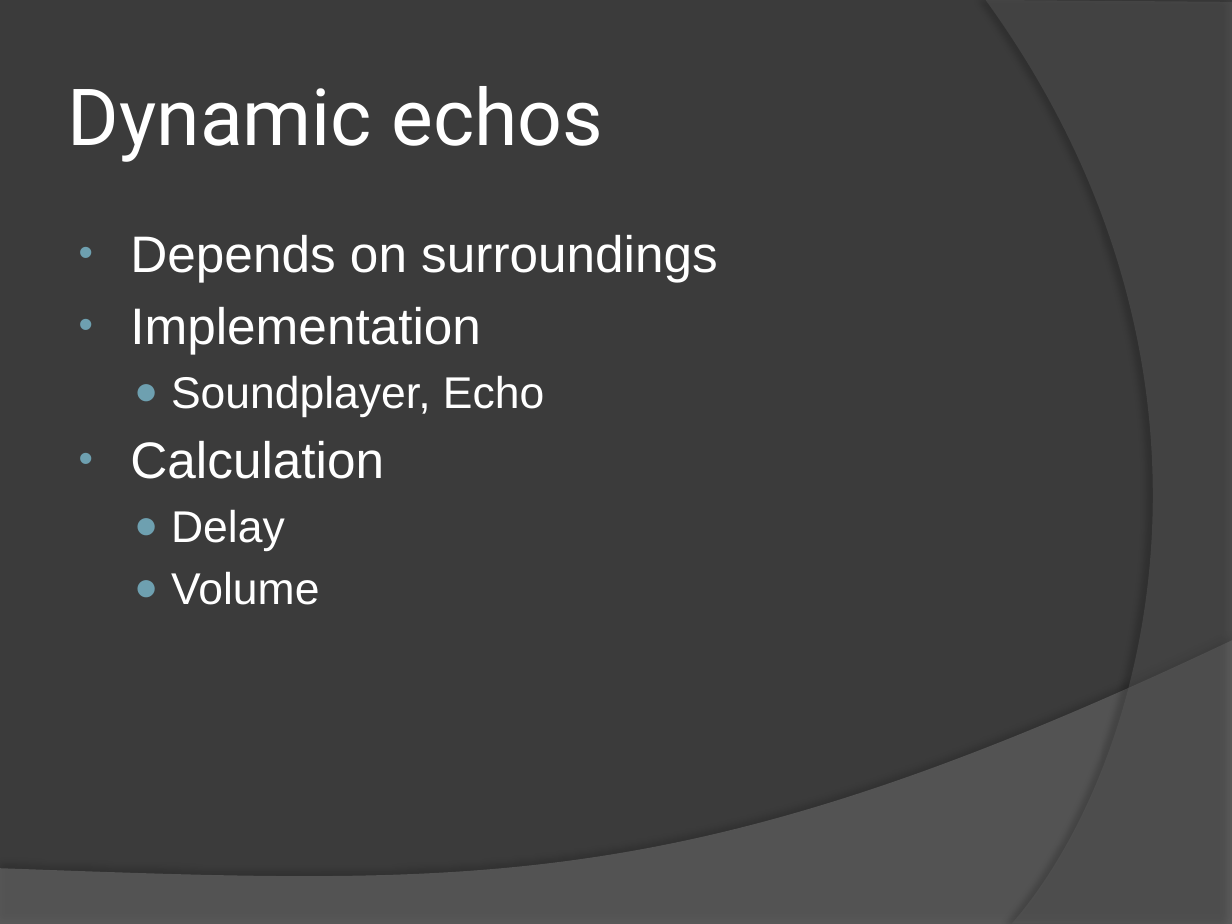
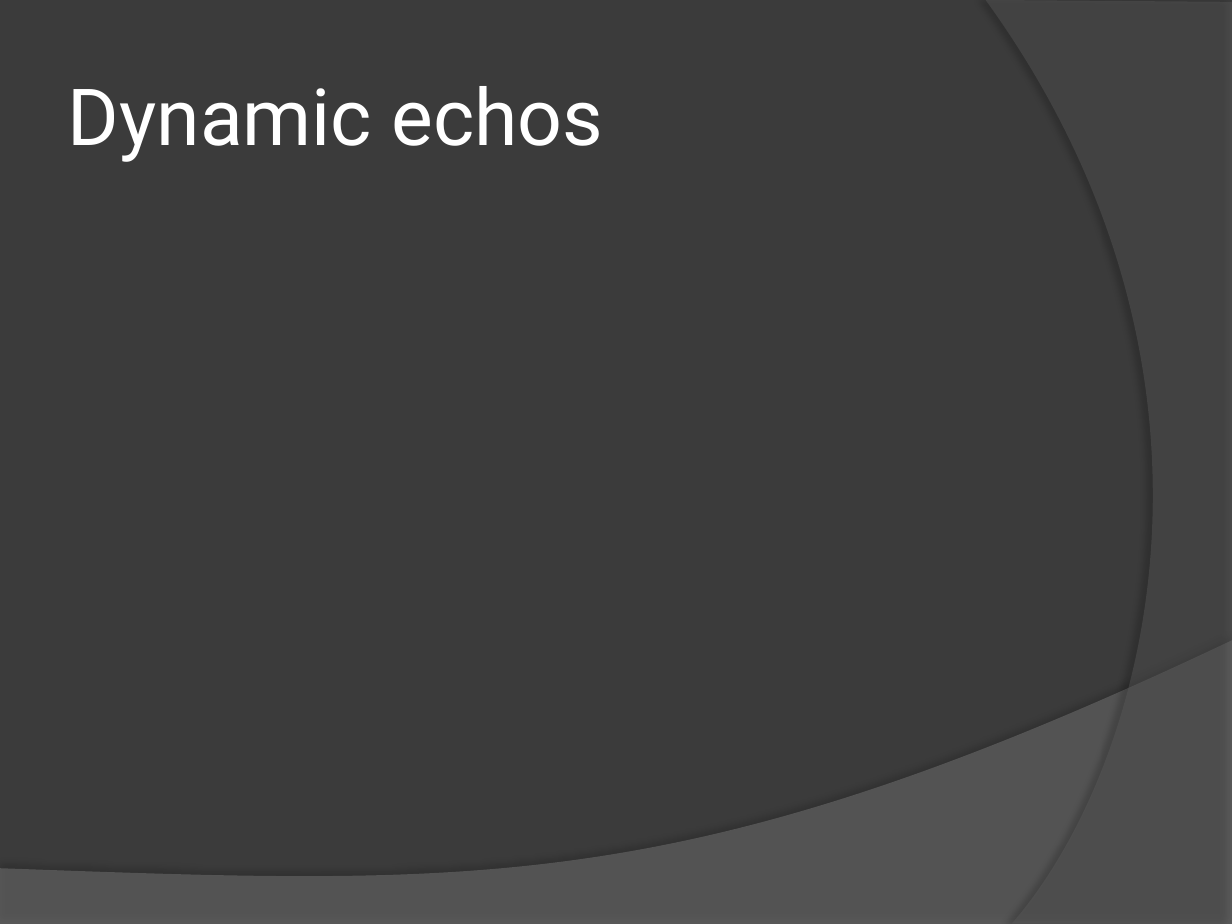
Before and after one commit to mgq812/simengines-g2-code, a slide deck: slide 5 of Presentation.pptx. Drawn at 1232x924 pixels with LibreOffice and Linux fonts; fonts in the diff are those of the drawing. Boxes give left, top, right and bottom in pixels: in the first picture for what was removed or moved away, otherwise in the second. Text is boxed around its words. In the diff, an @@ line names an element or a change of style, - is before the commit and + after.

```diff
--- a/Presentation.pptx
+++ b/Presentation.pptx
@@ text removed at [130, 235, 718, 605] @@
-• Depends on surroundings
-• Implementation
-  ● Soundplayer, Echo
-• Calculation
-  ● Delay
-  ● Volume
```
Also in this commit, not shown: 1 other slide changed, 3 other files.
